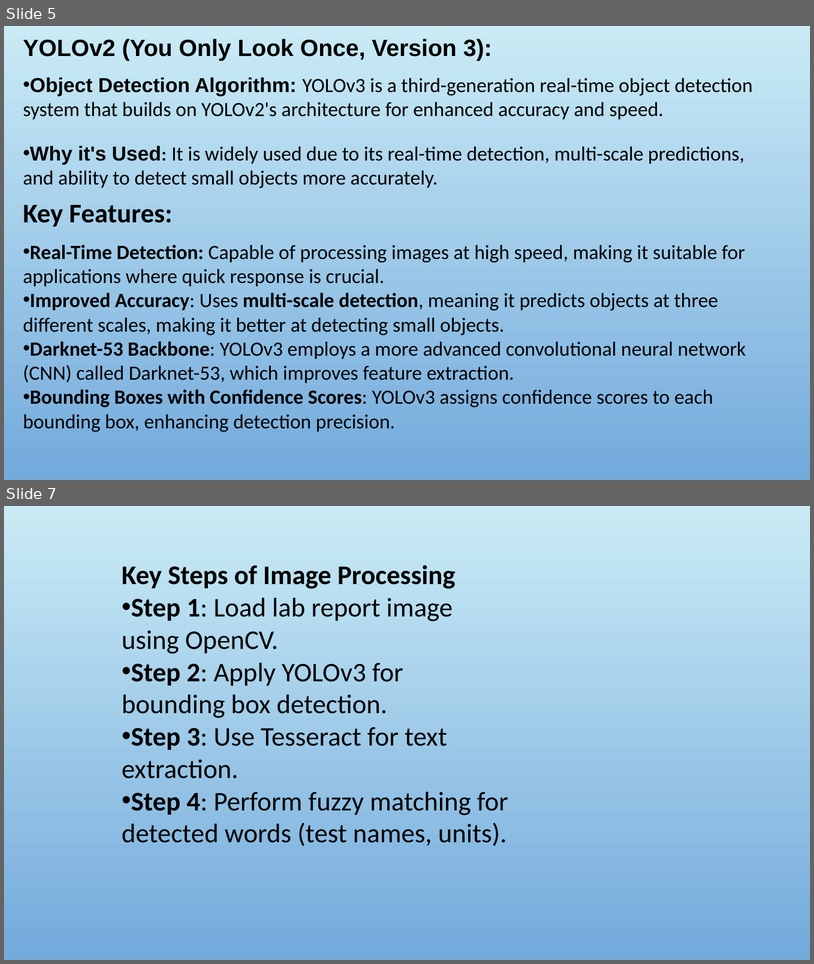
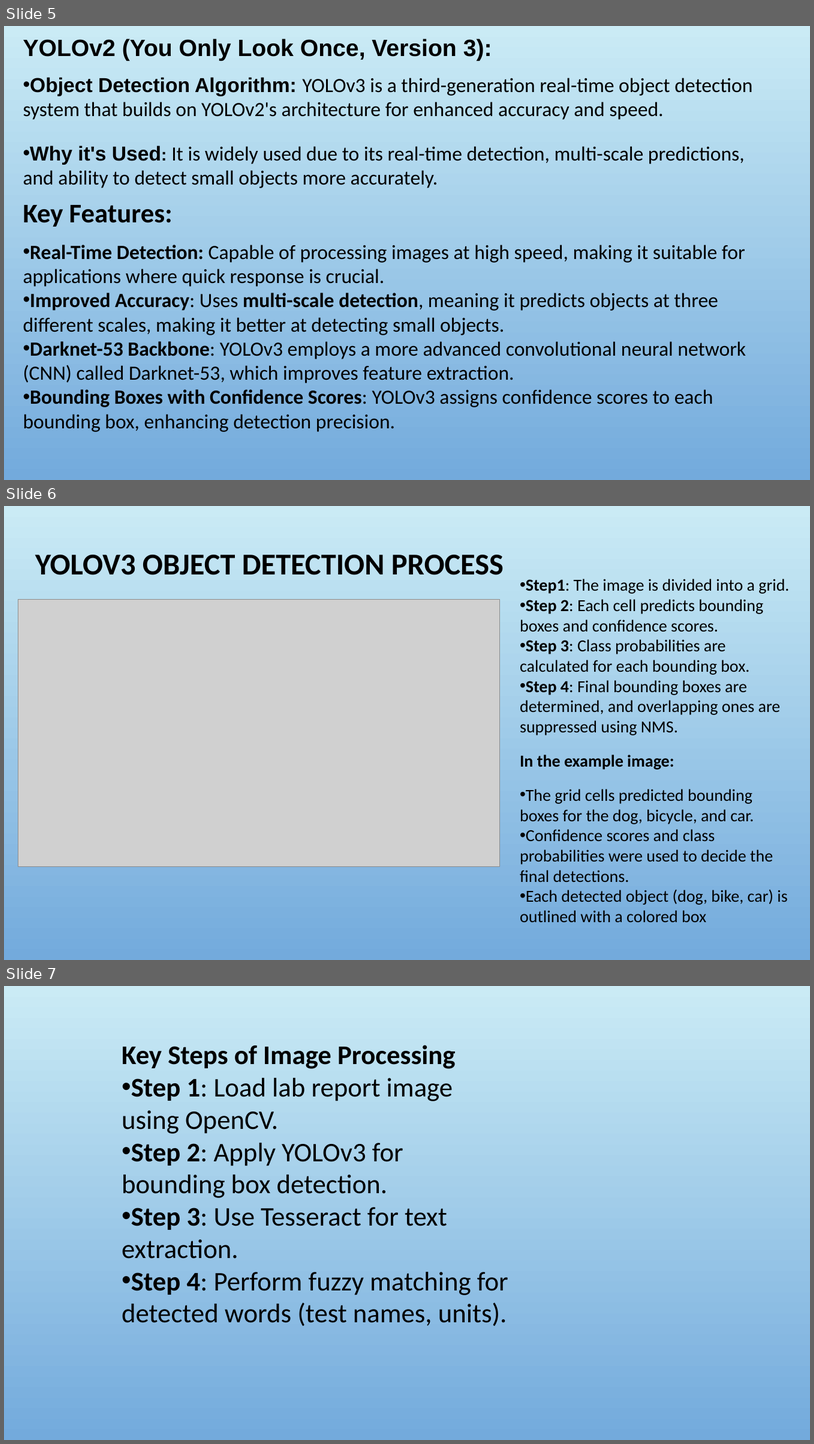
Before and after one commit to Hemamagam/Project-_10_AWS, a slide deck: OCR_Project/Project _10_AWS.pptx. Shown one above the other, each under a label of ours: slides 5 and 7 before the commit, slides 5, 6 and 7 after it; the slides between them are not shown. The pictures are 814x964 and 814x1444 pixels, drawn with LibreOffice and Linux fonts; fonts in the diff are those of the drawing; grey boxes stand for pictures; background and template pictures are left out. Boxes give left, top, right and bottom in pixels: in the first picture for what was removed or moved away, otherwise in the second. Text is boxed around its words. In the diff, an @@ line names an element or a change of style, - is before the commit and + after.

```diff
--- a/OCR_Project/Project _10_AWS.pptx
+++ b/OCR_Project/Project _10_AWS.pptx
@@ slide 6 added at [4, 506, 810, 960], background picture (left out) @@
@@ title added at [35, 555, 504, 575], 36 pt, text #000000, bold @@
+YOLOV3 OBJECT DETECTION PROCESS
@@ text added at [520, 579, 789, 922], 20 pt, text #000000 @@
+• Step1: The image is divided into a grid.
+• Step 2: Each cell predicts bounding boxes and confidence scores.
+• Step 3: Class probabilities are calculated for each bounding box.
+• Step 4: Final bounding boxes are determined, and overlapping ones are suppressed using NMS.
+In the example image:
+• The grid cells predicted bounding boxes for the dog, bicycle, and car.
+• Confidence scores and class probabilities were used to decide the final detections.
+• Each detected object (dog, bike, car) is outlined with a colored box
@@ picture added at [18, 599, 500, 866] @@
```
Also in this commit, not shown: 1 slide removed.
